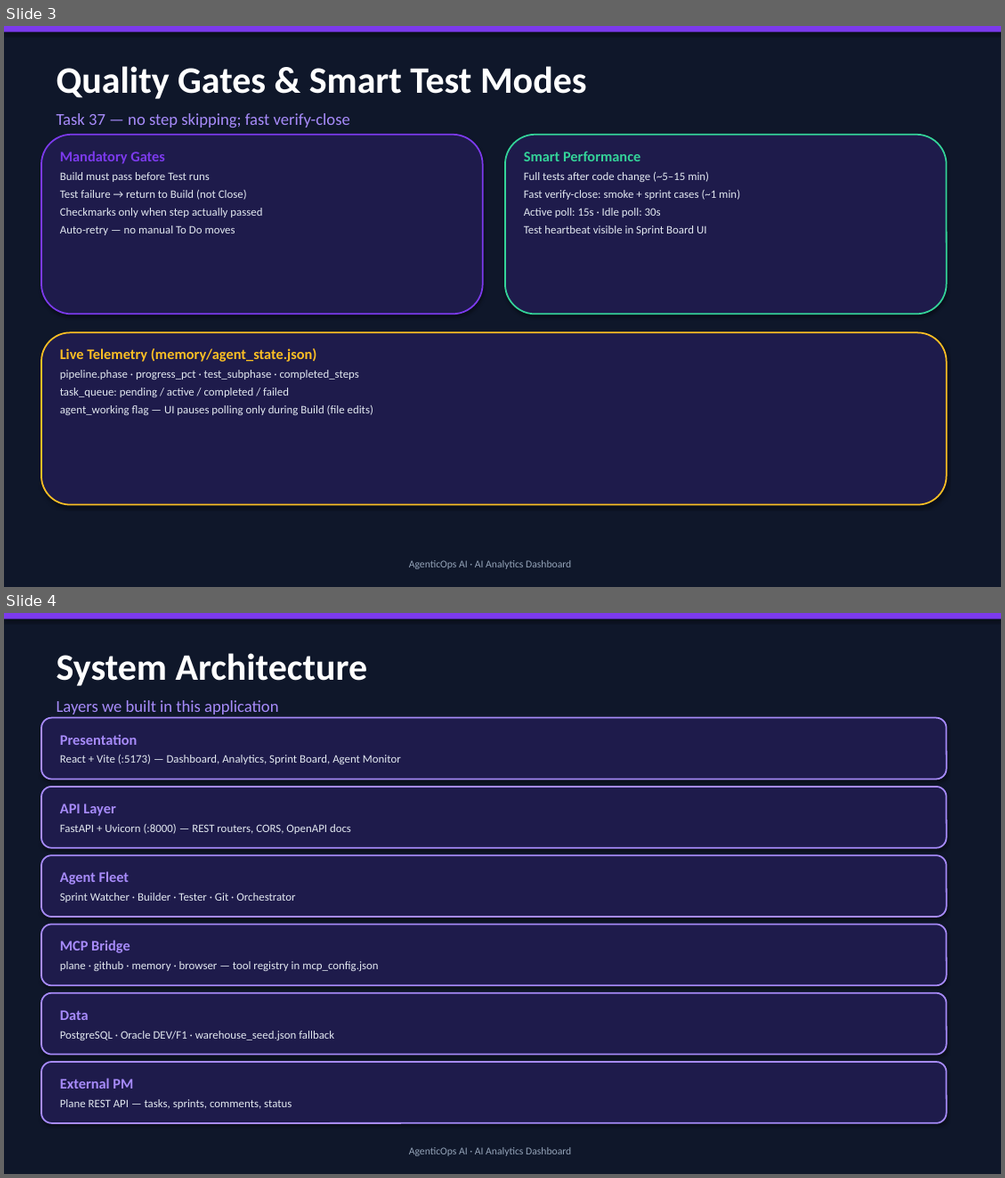
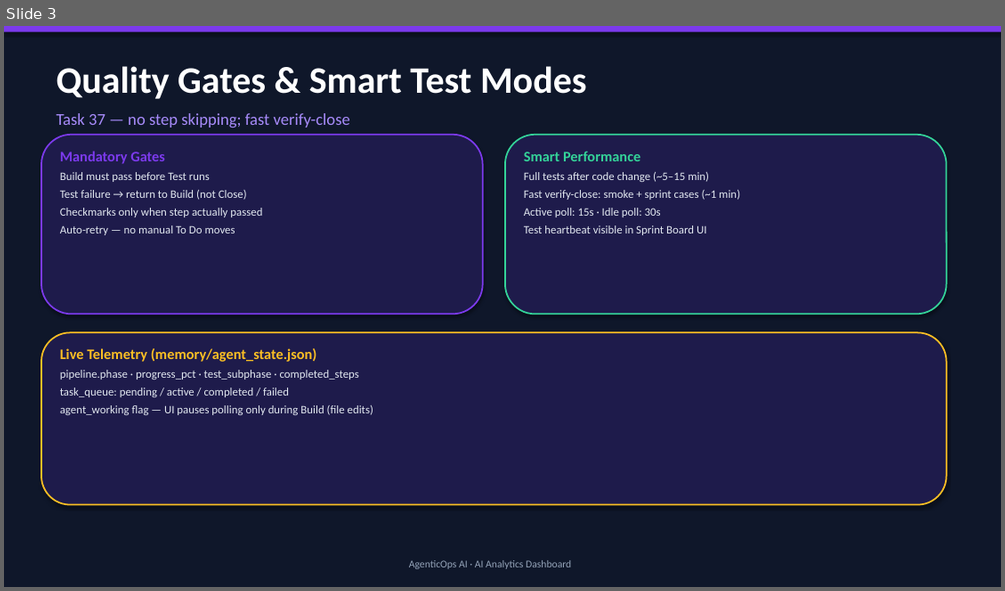
Before and after one commit to mmusunur/ai-analytics-dashboard, a slide deck: AI_Analytics_Dashboard_Presentation.pptx. Shown one above the other, each under a label of ours: slides 3 and 4 before the commit, slide 3 after it. The pictures are 1005x1178 and 1005x591 pixels, drawn with LibreOffice and Linux fonts; fonts in the diff are those of the drawing. Boxes give left, top, right and bottom in pixels: in the first picture for what was removed or moved away, otherwise in the second. Text is boxed around its words. In the diff, an @@ line names an element or a change of style, - is before the commit and + after.

```diff
--- a/AI_Analytics_Dashboard_Presentation.pptx
+++ b/AI_Analytics_Dashboard_Presentation.pptx
@@ slide 4 removed at bbox=[4, 613, 1001, 1174], background #0F172A @@
@@ rectangle removed at bbox=[4, 613, 1001, 619] @@
@@ text removed at bbox=[57, 653, 368, 717] @@
-System Architecture
-Layers we built in this application
@@ rounded rectangle removed at bbox=[41, 718, 947, 779] @@
@@ text removed at bbox=[60, 734, 401, 764] @@
-Presentation
-React + Vite (:5173) — Dashboard, Analytics, Sprint Board, Agent Monitor
@@ rounded rectangle removed at bbox=[41, 787, 947, 848] @@
@@ text removed at bbox=[60, 803, 351, 834] @@
-API Layer
-FastAPI + Uvicorn (:8000) — REST routers, CORS, OpenAPI docs
@@ rounded rectangle removed at bbox=[41, 855, 947, 916] @@
@@ text removed at bbox=[60, 871, 295, 902] @@
-Agent Fleet
-Sprint Watcher · Builder · Tester · Git · Orchestrator
@@ rounded rectangle removed at bbox=[41, 925, 947, 985] @@
@@ text removed at bbox=[60, 940, 378, 971] @@
-MCP Bridge
-plane · github · memory · browser — tool registry in mcp_config.json
@@ rounded rectangle removed at bbox=[41, 993, 947, 1054] @@
@@ text removed at bbox=[60, 1010, 334, 1040] @@
-Data
-PostgreSQL · Oracle DEV/F1 · warehouse_seed.json fallback
@@ rounded rectangle removed at bbox=[41, 1062, 947, 1123] @@
@@ text removed at bbox=[60, 1078, 291, 1109] @@
-External PM
-Plane REST API — tasks, sprints, comments, status
@@ text removed at bbox=[409, 1147, 571, 1156] @@
-AgenticOps AI · AI Analytics Dashboard
```
Also in this commit, not shown: 2 slides changed, 15 other files.
